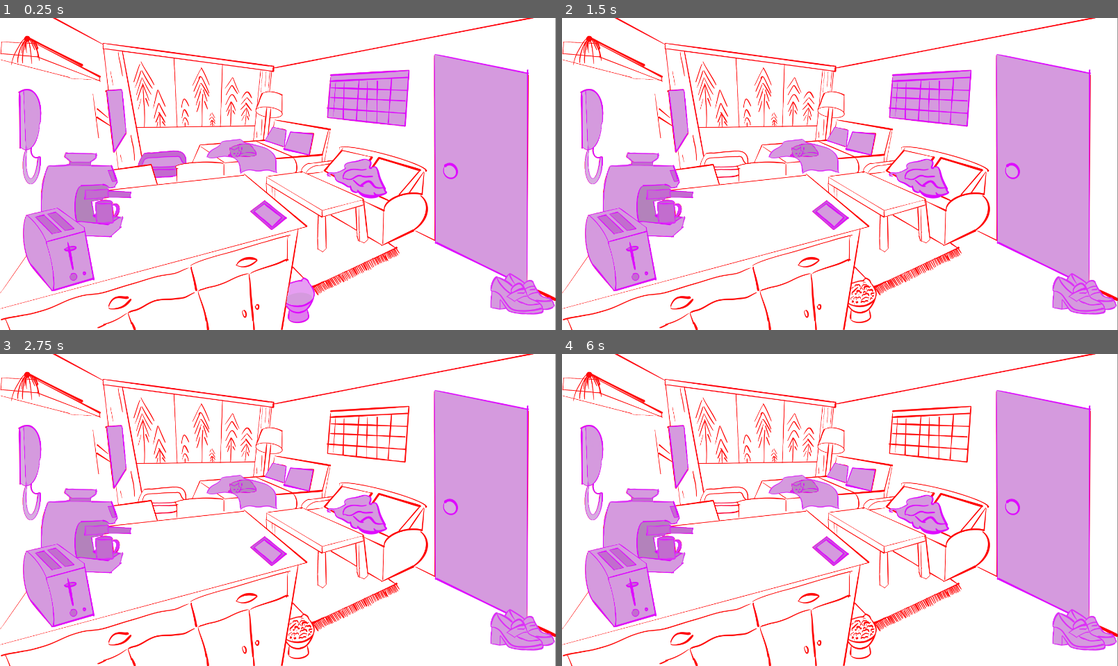
Above: before the commit, frames 1-4 (two rows, left to right).
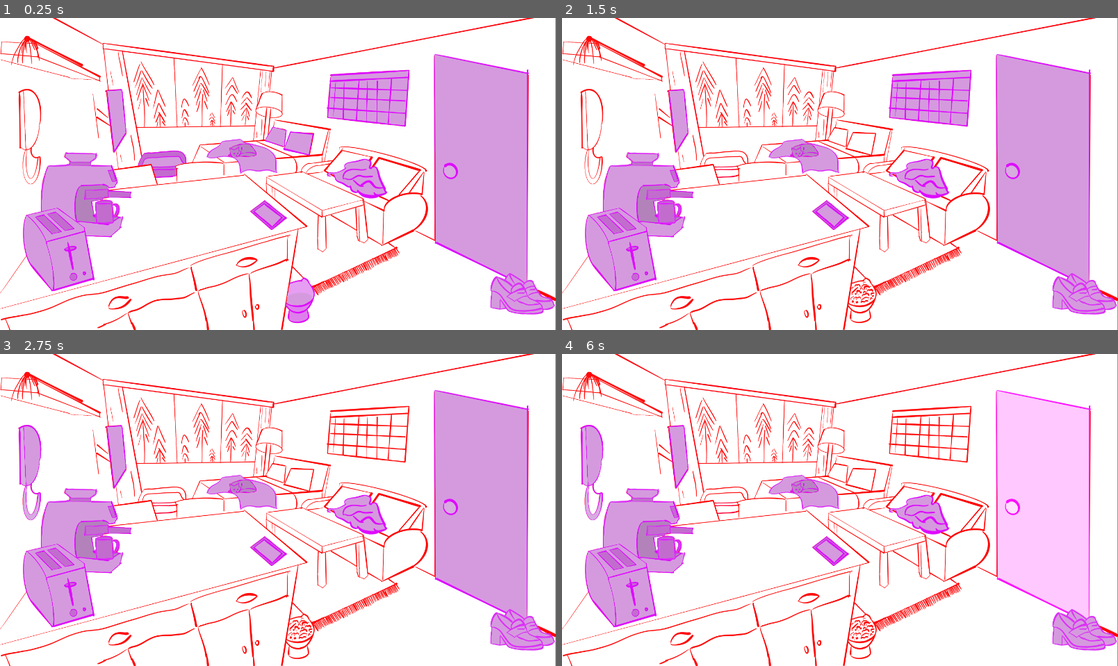
Above: after the commit, the same moments.

Repository: camwharff/OSD_Game
Game: Godot game, scene res://dawn.tscn
The game is run twice, just before and just after one commit, with the same random seed, the same clock (stepped at 60 frames per second) and the same inputs. Before the commit the project has no main scene; this scene is started directly in both runs.
Inputs (mouse positions are in pixels of both pictures, inside the frame that each line leads up to):
- Up to frame 1 (0.25 s): no input
- Up to frame 2 (1.5 s): tap Enter at 0.5 s; move the mouse to (862, 305) at 0.52 s; press the mouse at (862, 305) at 0.53 s; tap Space at 1.25 s; move the mouse to (723, 164) at 1.27 s; release the mouse at (723, 164) at 1.28 s; click (723, 164) at 1.35 s
- Up to frame 3 (2.75 s): tap Enter at 2 s; move the mouse to (366, 435) at 2.02 s; press the mouse at (366, 435) at 2.03 s
- Up to frame 4 (6 s): tap Space at 2.75, 4.25 s; move the mouse to (1040, 500) at 2.77 s; release the mouse at (1040, 500) at 2.78 s; click (1040, 500) at 2.85 s; tap Enter at 3.5 s; move the mouse to (967, 413) at 3.52 s; press the mouse at (967, 413) at 3.53 s; move the mouse to (612, 513) at 4.27 s; release the mouse at (612, 513) at 4.28 s; click (612, 513) at 4.35 s; move the mouse to (901, 481) at 5.02 s; press the mouse at (901, 481) at 5.03 s; move the mouse to (1073, 503) at 5.77 s; release the mouse at (1073, 503) at 5.78 s; click (1073, 503) at 5.85 s

The runs differ from the first frame. In frame 1, 0.8% of the frame differs, in the area x 3-8%, y 22-54%; in frame 2, 1.3%; in frame 3, 0.5%; in frame 4, 11%, in the area x 47-96%, y 11-85%.

Commit message:
Finished dawn phase

Diff:
--- a/clickable.gd
+++ b/clickable.gd
@@ -1,5 +1,7 @@
 class_name Clickable
 extends Area2D
+
+signal hover(message: String, enable: bool)
 
 @export var task_name: String = "Task"
 @export var time_cost: int = 1
@@ -8,17 +10,49 @@
 @export var satisfaction_change: int = 0
 @export var performance_change: int = 0
 @export var carryover_change: int = 0
+@export var early_exit: bool = false
+@export var hover_message: String
+@export var begin: int = 0
+@export var end: int = 100
 
+var enable = false
+var complete = false
 var is_done = false
 @onready var sprite: Sprite2D = $Sprite2D
 
 func _ready() -> void:
 	add_to_group("tasks")
+	mouse_entered.connect(_on_mouse_entered)
+	mouse_exited.connect(_on_mouse_exited)
+	if begin == 0:
+		enable = true
+	for task in get_tree().get_nodes_in_group("tasks"):
+		if task.enable == false:
+			task.sprite.hide()
+			task.input_pickable = false
+
+func _on_mouse_entered() -> void:
+	sprite.modulate = Color(1.3, 1.3, 1.3) # brighten sprite
+	Input.set_default_cursor_shape(Input.CURSOR_POINTING_HAND)
+	hover.emit(hover_message, true)
+
+func _on_mouse_exited() -> void:
+	sprite.modulate = Color(1, 1, 1) # dim sprite
+	Input.set_default_cursor_shape(Input.CURSOR_ARROW)
+	hover.emit(hover_message, false)
 
 func _on_input_event(_viewport, event, _shape_idx) -> void:
 	if event.is_action_pressed("leftclick"):
 		sprite.visible = false
 		GameState.apply_task(self)
+		input_pickable = false
 
-func complete() -> void:
+func complete_task() -> void:
+	for task in get_tree().get_nodes_in_group("tasks"):
+		if task.enable == false || task.complete == true:
+			task.sprite.hide()
+			task.input_pickable = false
+		else:
+			task.sprite.show()
+			task.input_pickable = true
 	is_done = true
--- a/dawn.gd
+++ b/dawn.gd
@@ -8,10 +8,11 @@
 		portal.update_scene.connect(_on_update_scene)
 
 	active = $Apartment
+	GameState.start_phase(9)
 
 
 # Called every frame. 'delta' is the elapsed time since the previous frame.
-func _process(delta):
+func _process(_delta):
 	pass
 
 func _on_update_scene(destination: String) -> void:
--- a/game_state.gd
+++ b/game_state.gd
@@ -1,17 +1,45 @@
 extends Node
 
 signal stats_changed
+signal time_end
 
-var time_left = 20
+var time_left = 0
+var time_max = 0
 var tidiness = 0
 var energy = 0
 var satisfaction = 0
 var performance = 0
+var carryover = 0
 
-func apply_task(task: Clickable) -> void:
-	time_left -= task.time_cost
-	tidiness += task.tidiness_change
-	energy += task.energy_change
-	satisfaction += task.satisfaction_change
-	performance += task.performance_change
+func _ready():
+	get_viewport().physics_object_picking_sort = true
+	get_viewport().physics_object_picking_first_only = true
+
+func _process(_delta):
+	if time_left <= 0:
+		time_end.emit()
+
+func start_phase(time_limit: int):
+	time_left = time_limit + carryover
+	time_max = time_left
+	carryover = 0
+
+func apply_task(current_task: Clickable) -> void:
+	time_left = clampi(time_left - current_task.time_cost, 0, 100)
+	tidiness += current_task.tidiness_change
+	energy += current_task.energy_change
+	satisfaction += current_task.satisfaction_change
+	performance += current_task.performance_change
 	stats_changed.emit()
+	if current_task.early_exit:
+		carryover = time_left
+		time_left = 0
+	if time_left <= 0:
+		time_end.emit()
+	for task in get_tree().get_nodes_in_group("tasks"):
+		if task.begin > time_max - time_left || task.end < time_max - time_left:
+			task.enable = false
+		else:
+			task.enable = true
+	current_task.complete = true
+	current_task.complete_task()
--- /dev/null
+++ b/hud.gd
@@ -0,0 +1,36 @@
+extends CanvasLayer
+
+
+# Called when the node enters the scene tree for the first time.
+func _ready():
+	GameState.stats_changed.connect(_update_hud)
+	GameState.time_end.connect(_phase_end)
+	_update_hud()
+
+	for task in get_tree().get_nodes_in_group("tasks"):
+		task.hover.connect(_hover_handler)
+	for portal in get_tree().get_nodes_in_group("portals"):
+		portal.hover.connect(_hover_handler)
+
+# Called every frame. 'delta' is the elapsed time since the previous frame.
+func _process(_delta):
+	pass
+
+func _phase_end() -> void:
+	$PhaseFlash.show()
+	$PhaseFlash/ExtraTime.text = str(GameState.carryover)
+	$PhaseFlash/Score.text = str(GameState.energy + GameState.satisfaction + GameState.performance + GameState.tidiness)
+	get_tree().paused = true
+
+
+func _update_hud() -> void:
+	$Time.text = str(GameState.time_left)
+	$Energy.text = str(GameState.energy)
+	$Satisfaction.text = str(GameState.satisfaction)
+	$Performance.text = str(GameState.performance)
+	$Tidiness.text = str(GameState.tidiness)
+
+func _hover_handler(message: String, enable: bool):
+	if enable:
+		$HoverInfo/HoverText.text = message
+		$HoverInfo.show()
--- /dev/null
+++ b/hud.tscn
@@ -0,0 +1,213 @@
+[gd_scene format=3 uid="uid://cv62wp4oy27ba"]
+
+[ext_resource type="Script" uid="uid://exrp2u2kl0n0" path="res://hud.gd" id="1_37p78"]
+
+[node name="HUD" type="CanvasLayer" unique_id=1066121775]
+script = ExtResource("1_37p78")
+
+[node name="HUDBG" type="ColorRect" parent="." unique_id=1469708125]
+offset_left = 30.0
+offset_top = 20.0
+offset_right = 577.0
+offset_bottom = 106.0
+color = Color(0.61960787, 0.8509804, 1, 0.87058824)
+
+[node name="TimeText" type="Label" parent="." unique_id=539284780]
+offset_left = 38.0
+offset_top = 25.0
+offset_right = 123.0
+offset_bottom = 70.0
+theme_override_colors/font_color = Color(0, 0, 0, 1)
+theme_override_font_sizes/font_size = 24
+text = "Time:"
+
+[node name="Time" type="Label" parent="." unique_id=1710155374]
+offset_left = 117.0
+offset_top = 26.0
+offset_right = 181.0
+offset_bottom = 114.0
+theme_override_colors/font_color = Color(0, 0, 0, 1)
+theme_override_font_sizes/font_size = 24
+text = "0"
+
+[node name="EnergyText" type="Label" parent="." unique_id=1138675012]
+offset_left = 379.0
+offset_top = 60.0
+offset_right = 493.0
+offset_bottom = 105.0
+theme_override_colors/font_color = Color(0, 0, 0, 1)
+theme_override_font_sizes/font_size = 24
+text = "Energy:"
+
+[node name="Energy" type="Label" parent="." unique_id=1540255453]
+offset_left = 483.0
+offset_top = 62.0
+offset_right = 547.0
+offset_bottom = 150.0
+theme_override_colors/font_color = Color(0, 0, 0, 1)
+theme_override_font_sizes/font_size = 24
+text = "0"
+
+[node name="SatisfactionText" type="Label" parent="." unique_id=1993557457]
+offset_left = 382.0
+offset_top = 24.0
+offset_right = 572.0
+offset_bottom = 69.0
+theme_override_colors/font_color = Color(0, 0, 0, 1)
+theme_override_font_sizes/font_size = 24
+text = "Satisfaction:"
+
+[node name="Satisfaction" type="Label" parent="." unique_id=1831031485]
+offset_left = 544.0
+offset_top = 25.0
+offset_right = 608.0
+offset_bottom = 113.0
+theme_override_colors/font_color = Color(0, 0, 0, 1)
+theme_override_font_sizes/font_size = 24
+text = "0"
+
+[node name="PerformanceText" type="Label" parent="." unique_id=1086020731]
+offset_left = 156.0
+offset_top = 60.0
+offset_right = 365.0
+offset_bottom = 105.0
+theme_override_colors/font_color = Color(0, 0, 0, 1)
+theme_override_font_sizes/font_size = 24
+text = "Performance:"
+
+[node name="Performance" type="Label" parent="." unique_id=1366206620]
+offset_left = 332.0
+offset_top = 60.0
+offset_right = 396.0
+offset_bottom = 148.0
+theme_override_colors/font_color = Color(0, 0, 0, 1)
+theme_override_font_sizes/font_size = 24
+text = "0"
+
+[node name="TidinessText" type="Label" parent="." unique_id=1523918821]
+offset_left = 155.0
+offset_top = 28.0
+offset_right = 290.0
+offset_bottom = 73.0
+theme_override_colors/font_color = Color(0, 0, 0, 1)
+theme_override_font_sizes/font_size = 24
+text = "Tidiness:"
+
+[node name="Tidiness" type="Label" parent="." unique_id=1074373502]
+offset_left = 272.0
+offset_top = 30.0
+offset_right = 336.0
+offset_bottom = 118.0
+theme_override_colors/font_color = Color(0, 0, 0, 1)
+theme_override_font_sizes/font_size = 24
+text = "0"
+
+[node name="PhaseFlash" type="Node2D" parent="." unique_id=271714519]
+visible = false
+position = Vector2(751, 408)
+
+[node name="PhaseFlashBG" type="ColorRect" parent="PhaseFlash" unique_id=418019554]
+anchors_preset = 8
+anchor_left = 0.5
+anchor_top = 0.5
+anchor_right = 0.5
+anchor_bottom = 0.5
+offset_left = -293.0
+offset_top = -78.0
+offset_right = 288.0
+offset_bottom = 227.0
+grow_horizontal = 2
+grow_vertical = 2
+color = Color(0, 0, 0, 1)
+
+[node name="PhaseFlashText" type="Label" parent="PhaseFlash" unique_id=603087722]
+anchors_preset = 8
+anchor_left = 0.5
+anchor_top = 0.5
+anchor_right = 0.5
+anchor_bottom = 0.5
+offset_left = -175.5
+offset_top = -44.0
+offset_right = 175.5
+offset_bottom = 44.0
+grow_horizontal = 2
+grow_vertical = 2
+theme_override_font_sizes/font_size = 64
+text = "Phase Over"
+horizontal_alignment = 1
+vertical_alignment = 1
+
+[node name="ScoreText" type="Label" parent="PhaseFlash" unique_id=1154492402]
+offset_left = -238.0
+offset_top = 26.0
+offset_right = 113.0
+offset_bottom = 114.0
+theme_override_font_sizes/font_size = 64
+text = "Score: "
+horizontal_alignment = 1
+vertical_alignment = 1
+metadata/_edit_group_ = true
+
+[node name="Score" type="Label" parent="PhaseFlash" unique_id=912632918]
+anchors_preset = 8
+anchor_left = 0.5
+anchor_top = 0.5
+anchor_right = 0.5
+anchor_bottom = 0.5
+offset_left = -44.0
+offset_top = 28.0
+offset_right = 307.0
+offset_bottom = 116.0
+grow_horizontal = 2
+grow_vertical = 2
+theme_override_font_sizes/font_size = 64
+text = "0"
+horizontal_alignment = 1
+vertical_alignment = 1
+
+[node name="ExtraTimeText" type="Label" parent="PhaseFlash" unique_id=540779000]
+offset_left = -241.0
+offset_top = 104.0
+offset_right = 123.0
+offset_bottom = 192.0
+theme_override_font_sizes/font_size = 64
+text = "Extra Time: "
+horizontal_alignment = 1
+vertical_alignment = 1
+metadata/_edit_group_ = true
+
+[node name="ExtraTime" type="Label" parent="PhaseFlash" unique_id=916826901]
+anchors_preset = 8
+anchor_left = 0.5
+anchor_top = 0.5
+anchor_right = 0.5
+anchor_bottom = 0.5
+offset_left = -38.0
+offset_top = 112.0
+offset_right = 313.0
+offset_bottom = 200.0
+grow_horizontal = 2
+grow_vertical = 2
+theme_override_font_sizes/font_size = 64
+text = "0"
+horizontal_alignment = 1
+vertical_alignment = 1
+
+[node name="HoverInfo" type="Node2D" parent="." unique_id=1467886629]
+visible = false
+
+[node name="HoverBG" type="ColorRect" parent="HoverInfo" unique_id=1639514437]
+offset_left = 29.0
+offset_top = 117.0
+offset_right = 576.0
+offset_bottom = 154.0
+color = Color(0.61960787, 0.8509804, 1, 0.87058824)
+
+[node name="HoverText" type="Label" parent="HoverInfo" unique_id=1857968969]
+offset_left = 35.0
+offset_top = 119.0
+offset_right = 120.0
+offset_bottom = 164.0
+theme_override_colors/font_color = Color(0, 0, 0, 1)
+theme_override_font_sizes/font_size = 24
+text = "Ur Hovering"
--- /dev/null
+++ b/main.gd
@@ -0,0 +1,13 @@
+extends Node
+
+var phase = "dawn"
+var phases = ["dawn", "morning", "afternoon"]
+
+# Called when the node enters the scene tree for the first time.
+func _ready():
+	pass # Replace with function body.
+
+
+# Called every frame. 'delta' is the elapsed time since the previous frame.
+func _process(delta):
+	pass
--- /dev/null
+++ b/main.tscn
@@ -0,0 +1,12 @@
+[gd_scene format=3 uid="uid://co15bi8ykav85"]
+
+[ext_resource type="PackedScene" uid="uid://80u5wi6ohlpx" path="res://dawn.tscn" id="1_0xm2m"]
+[ext_resource type="Script" uid="uid://hhto0p74eqtm" path="res://main.gd" id="1_h2yge"]
+[ext_resource type="PackedScene" uid="uid://cv62wp4oy27ba" path="res://hud.tscn" id="2_h2yge"]
+
+[node name="Main" type="Node" unique_id=998919397]
+script = ExtResource("1_h2yge")
+
+[node name="Dawn" parent="." unique_id=864492622 instance=ExtResource("1_0xm2m")]
+
+[node name="HUD" parent="." unique_id=1066121775 instance=ExtResource("2_h2yge")]
--- a/portal.gd
+++ b/portal.gd
@@ -1,20 +1,34 @@
 extends Area2D
 
 signal update_scene(dest: String)
+signal hover(message: String, enable: bool)
 
 @export var destination: String
+@export var hover_message: String
 
 @onready var sprite: Sprite2D = $Sprite2D
 
 # Called when the node enters the scene tree for the first time.
 func _ready():
 	add_to_group("portals")
+	mouse_entered.connect(_on_mouse_entered)
+	mouse_exited.connect(_on_mouse_exited)
+
+func _on_mouse_entered() -> void:
+	sprite.modulate = Color(1.3, 1.3, 1.3) # brighten sprite
+	Input.set_default_cursor_shape(Input.CURSOR_POINTING_HAND)
+	hover.emit(hover_message, true)
+
+func _on_mouse_exited() -> void:
+	sprite.modulate = Color(1, 1, 1) # dim sprite
+	Input.set_default_cursor_shape(Input.CURSOR_ARROW)
+	hover.emit(hover_message, false)
 
 # Called every frame. 'delta' is the elapsed time since the previous frame.
-func _process(delta):
+func _process(_delta):
 	pass
 
 # Called when a portal is clicked. Changes the scene to the destination.
-func _on_input_event(viewport, event, shape_idx):
+func _on_input_event(_viewport, event, _shape_idx):
 	if event.is_action_pressed("leftclick"):
 		update_scene.emit(destination)
--- a/project.godot
+++ b/project.godot
@@ -15,6 +15,7 @@
 [application]
 
 config/name="One Short Day"
+run/main_scene="uid://co15bi8ykav85"
 config/features=PackedStringArray("4.7", "Forward Plus")
 config/icon="res://icon.svg"
 
--- a/rooms/apartment.gd
+++ b/rooms/apartment.gd
@@ -7,5 +7,5 @@
 
 
 # Called every frame. 'delta' is the elapsed time since the previous frame.
-func _process(delta: float) -> void:
+func _process(_delta: float) -> void:
 	pass
--- a/rooms/apartment.tscn
+++ b/rooms/apartment.tscn
@@ -37,6 +37,7 @@
 tidiness_change = 1
 energy_change = -1
 satisfaction_change = 1
+hover_message = "Feed cat"
 metadata/_edit_lock_ = true
 metadata/_edit_group_ = true
 
@@ -55,6 +56,7 @@
 task_name = "CleanCatBox"
 tidiness_change = 1
 energy_change = -1
+hover_message = "Clean cat's litter box"
 metadata/_edit_group_ = true
 metadata/_edit_lock_ = true
 
@@ -76,6 +78,7 @@
 satisfaction_change = -1
 performance_change = 1
 carryover_change = 2
+hover_message = "Review schedule"
 metadata/_edit_group_ = true
 metadata/_edit_lock_ = true
 
@@ -92,6 +95,7 @@
 [node name="Door" parent="." unique_id=184511040 groups=["home_portals"] instance=ExtResource("3_j0ocu")]
 position = Vector2(1255, 388)
 destination = "Bathroom"
+hover_message = "Go to bathroom"
 metadata/_edit_group_ = true
 metadata/_edit_lock_ = true
 
@@ -107,11 +111,13 @@
 [node name="Shoes" parent="." unique_id=1404418289 instance=ExtResource("2_j0ocu")]
 position = Vector2(1385, 761)
 task_name = "LeaveEarly"
-time_cost = 3
+time_cost = 0
 energy_change = -1
 satisfaction_change = -1
 performance_change = 3
 carryover_change = 3
+early_exit = true
+hover_message = "Go to work early"
 metadata/_edit_group_ = true
 metadata/_edit_lock_ = true
 
@@ -131,8 +137,8 @@
 tidiness_change = 1
 energy_change = -1
 satisfaction_change = 1
-metadata/_edit_group_ = true
-metadata/_edit_lock_ = true
+hover_message = "Make bed"
+metadata/_edit_group_ = true
 
 [node name="Sprite2D" parent="Blanket" index="0" unique_id=1130463136]
 position = Vector2(161, 57)
@@ -142,7 +148,7 @@
 [node name="CollisionPolygon2D" parent="Blanket" index="1" unique_id=1662919460]
 visible = false
 position = Vector2(145, -34.999985)
-polygon = PackedVector2Array(-2.8407364, 4.581497, -1.927642 …(69 unchanged characters)… .337738, -11.66729, 11.395008, -13.087658, 6.57856, -16.334206, 5.991188, -19.27639, 6.696 …(145 unchanged characters)…
+polygon = PackedVector2Array(-2.8407364, 4.581497, -1.927642 …(69 unchanged characters)… .337738, -11.66729, 11.395008, -13.087654, 6.6960335, -13.536701, 6.3840623, -12.27602, 5.8737144, -9.942558, 5.991188, -7.8120117, 5.6387634, -7.5076523, 5.168869, -7.8120117, 4.2290726, -8.319283, 3.4067535, -8.62365, 2.701908, -9.435287, 1.9970627, -11.362923, 1.8795891, -12.478928, 2.1145363, -13.696384, 2.466961, -14.508022, 3.054329, -14.812386, 3.054329, -14.913841, 3.7591782, -14.812386, 4.2290726, -14.812386, 5.0513954, -15.2182045, 5.2863426, -15.2182045, 5.8737144, -16.334206, 5.991188, -19.27639, 6.696 …(145 unchanged characters)…
 
 [node name="OverlayCat" type="TextureRect" parent="." unique_id=197166416]
 offset_right = 40.0
@@ -157,6 +163,7 @@
 tidiness_change = -2
 energy_change = 2
 satisfaction_change = 2
+hover_message = "Pet cat"
 metadata/_edit_lock_ = true
 metadata/_edit_group_ = true
 
@@ -176,6 +183,7 @@
 tidiness_change = 1
 energy_change = -1
 satisfaction_change = 1
+hover_message = "Fold laundry"
 metadata/_edit_group_ = true
 metadata/_edit_lock_ = true
 
@@ -195,6 +203,7 @@
 tidiness_change = -2
 energy_change = 2
 performance_change = 1
+hover_message = "Have a coffee"
 metadata/_edit_group_ = true
 metadata/_edit_lock_ = true
 
@@ -215,6 +224,7 @@
 energy_change = 3
 satisfaction_change = 1
 performance_change = 1
+hover_message = "Have breakfast"
 metadata/_edit_group_ = true
 metadata/_edit_lock_ = true
 
@@ -233,6 +243,7 @@
 task_name = "Doomscroll"
 satisfaction_change = 1
 performance_change = -1
+hover_message = "Doomscroll"
 metadata/_edit_group_ = true
 metadata/_edit_lock_ = true
 
@@ -251,6 +262,7 @@
 energy_change = -1
 satisfaction_change = -1
 performance_change = 2
+hover_message = "Check the news"
 metadata/_edit_group_ = true
 metadata/_edit_lock_ = true
 
@@ -272,6 +284,8 @@
 energy_change = 3
 satisfaction_change = 2
 performance_change = 1
+hover_message = "Sleep in"
+end = 1
 metadata/_edit_group_ = true
 metadata/_edit_lock_ = true
 
@@ -291,6 +305,8 @@
 time_cost = 2
 energy_change = 1
 satisfaction_change = 3
+hover_message = "Talk to mom"
+begin = 3
 metadata/_edit_group_ = true
 
 [node name="Sprite2D" parent="Landline" index="0" unique_id=1130463136]
--- a/rooms/bathroom.gd
+++ b/rooms/bathroom.gd
@@ -7,5 +7,5 @@
 
 
 # Called every frame. 'delta' is the elapsed time since the previous frame.
-func _process(delta):
+func _process(_delta):
 	pass
--- a/rooms/bathroom.tscn
+++ b/rooms/bathroom.tscn
@@ -30,6 +30,7 @@
 energy_change = -2
 satisfaction_change = 1
 performance_change = 1
+hover_message = "Do hair and makeup"
 metadata/_edit_group_ = true
 metadata/_edit_lock_ = true
 
@@ -57,6 +58,7 @@
 energy_change = -2
 satisfaction_change = 1
 performance_change = 1
+hover_message = "Shower"
 metadata/_edit_group_ = true
 metadata/_edit_lock_ = true
 
@@ -75,6 +77,7 @@
 tidiness_change = 1
 energy_change = -1
 satisfaction_change = 1
+hover_message = "Brush Teeth"
 metadata/_edit_group_ = true
 metadata/_edit_lock_ = true
 
@@ -91,6 +94,7 @@
 position = Vector2(1344, 391)
 scale = Vector2(0.5, 0.5)
 destination = "Apartment"
+hover_message = "Go to main room"
 metadata/_edit_group_ = true
 
 [node name="Sprite2D" parent="Door" index="0" unique_id=1405594283]
Not shown, added: hud.gd.uid
Not shown, added: main.gd.uid
